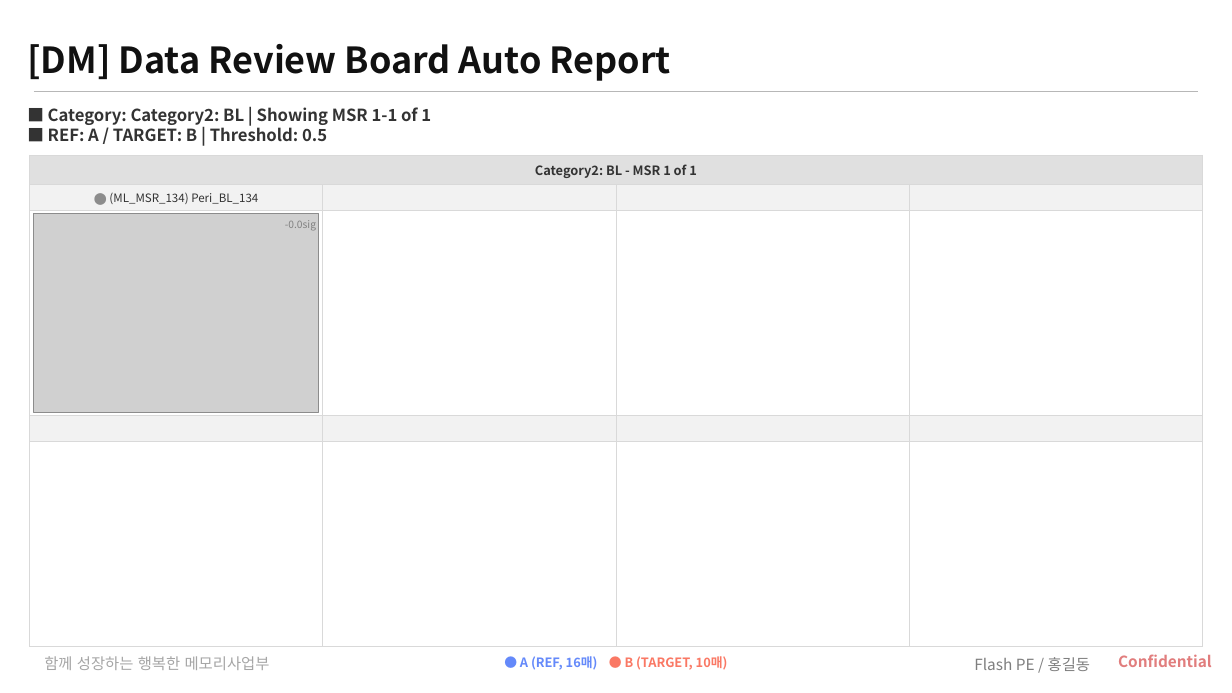
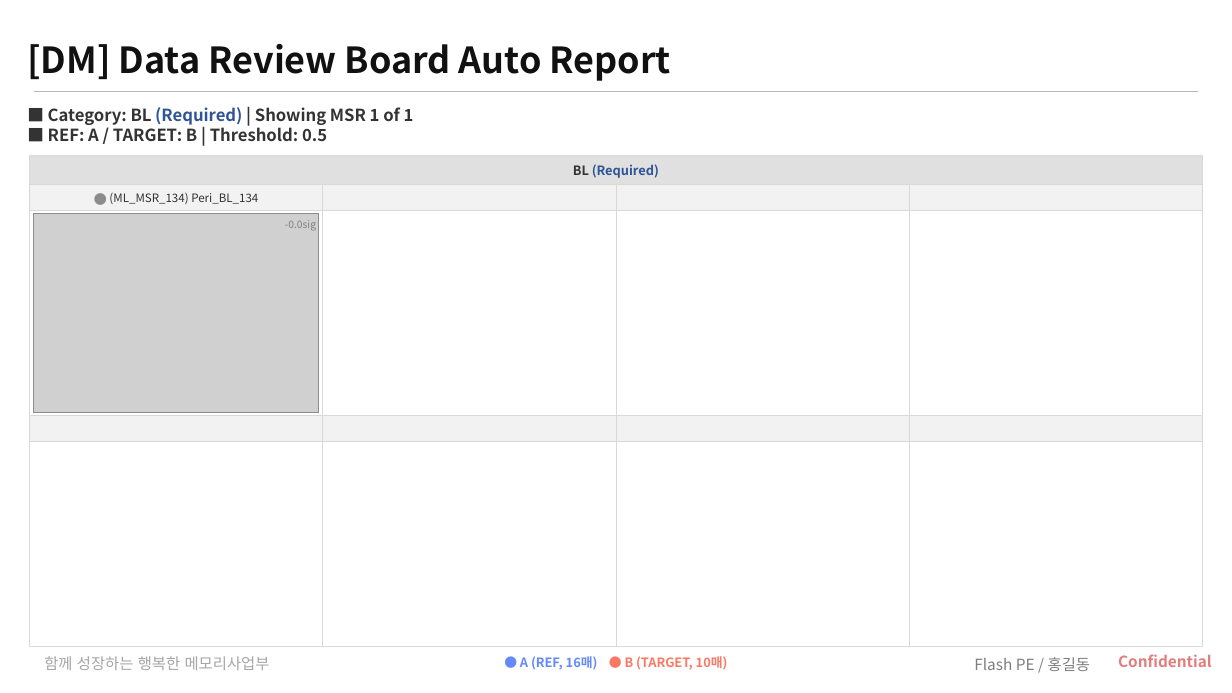
Before and after one commit to parktj4264/DRB-Code, a slide deck: slide 11 of output/sigma_summary_latest.pptx (slide 5 before the commit). Drawn at 1232x693 pixels with LibreOffice and Linux fonts; fonts in the diff are those of the drawing; grey boxes stand for pictures; background and template pictures are left out. Boxes give left, top, right and bottom in pixels: in the first picture for what was removed or moved away, otherwise in the second. Text is boxed around its words. In the diff, an @@ line names an element or a change of style, - is before the commit and + after.

```diff
--- a/output/sigma_summary_latest.pptx
+++ b/output/sigma_summary_latest.pptx
@@ text at (48, 107, 414, 125): text changed @@
-■ Category: Category2: BL | Showing MSR 1-1 of 1
+■ Category: BL (Required) | Showing MSR 1 of 1
@@ table at (30, 155, 1202, 647) @@
-row 1, column 1: Category2: BL - MSR 1 of 1
+row 1, column 1: BL (Required)
```
Also in this commit, not shown: 4 other slides changed, 10 slides added, 23 other files.
